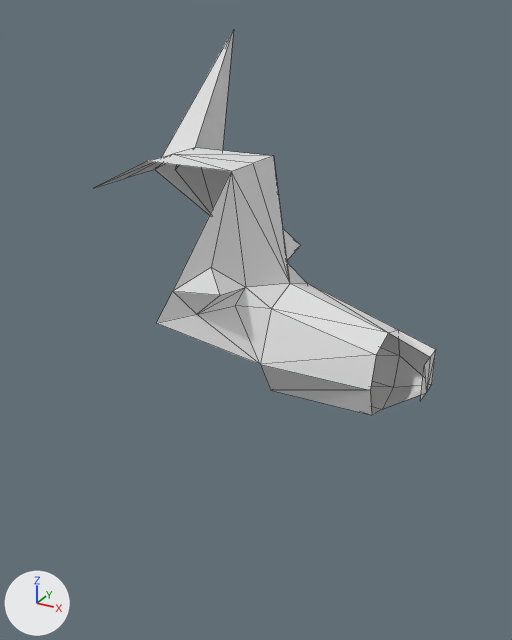
An edit to the Blender file 3d/dog/little-blocks.blend, drawn before and after from the same camera.
Both versions are drawn from a 50 mm camera at (7.77, -5.72, 6.5) aimed at (4.6, 0.05, 3.61). Arrows for +X, +Y and +Z are at lower left; the lights stay in place. Mesh edges are drawn as thin lines.

Objects in the first picture: 'Плоскость'.
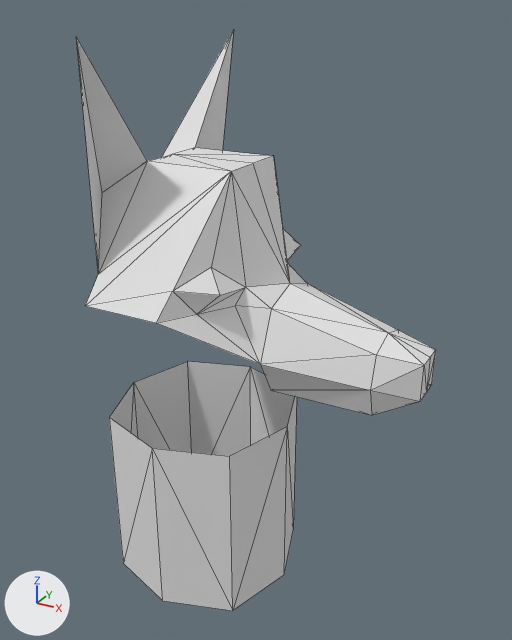
Changed parts and their boxes [x1, y1, x2, y2] in the pictures (512 x 640 px):
'Плоскость', reshaped (51% taller)
    before: [95, 29, 436, 415]
    after: [76, 29, 436, 611]
part 1 of me_плоскость, added
    after: [109, 361, 297, 611]
part 2 of me_плоскость, built on
    before: [382, 330, 436, 409]
    after: [370, 330, 436, 415]
part 3 of me_плоскость, added
    after: [76, 37, 231, 323]

The edits, one by one:
me_плоскость is used by ob_плоскость; location (0.0, 0.0, 0.0).
Verts and faces of me_плоскость; kept vertices keep their numbers, new ones are numbered from 51.
Before the commit, vertices of me_плоскость: 1 (6.0, 0.0, 3.8) at pixel (388, 332), 3 (6.0, 0.3, 3.71) at pixel (398, 329), 5 (6.0, 0.4, 3.4) at pixel (399, 355), 7 (6.0, 0.3, 3.09) at pixel (393, 387), 9 (6.0, 0.0, 3.0) at pixel (382, 409).
Before the commit, vertices of me_плоскость: 11 (6.0, -0.3, 3.71) at pixel (376, 354), 13 (6.0, -0.4, 3.4) at pixel (370, 390), 15 (6.0, -0.3, 3.09) at pixel (371, 415), 45 (6.4, -0.18, 3.29) at pixel (420, 401), 46 (6.4, -0.18, 3.65) at pixel (424, 365).
Before the commit, vertices of me_плоскость: 47 (6.4, 0.18, 3.29) at pixel (431, 384), 48 (6.4, 0.18, 3.65) at pixel (435, 349), 49 (6.4, 0.0, 3.65) at pixel (430, 357), 50 (6.4, 0.0, 3.29) at pixel (426, 392).
Before the commit, vertices of me_плоскость: 16 (4.6, -0.4, 5.2) at pixel (231, 171), 22 (3.7, -0.4, 5.2) at pixel (147, 161), 27 (4.3, -1.2, 4.0) at pixel (156, 323), 31 (4.37, -1.03, 4.25) at pixel (172, 291), 43 (3.1, -0.5, 4.9) at pixel (93, 188).
me_плоскость had 51 vertices, 72 faces and spanned x 3.1..6.4, y -1.2..1.2, z 3.0..6.3.
me_плоскость now has 71 vertices, 107 faces and spans x 3.0..6.4, y -1.2..1.2, z 0.5..6.3.
me_плоскость part 1: a new loose piece of 16 vertices spanning x 3.0..5.0, y -1.0..1.0, z 0.5..2.5.
Part 2, on me_плоскость:
Faces deleted: (3, 48, 47, 5), (1, 49, 48, 3), (7, 47, 50, 9).
New faces: (5, 48, 47), (1, 48, 3), (9, 47, 50), (1, 11, 46), (11, 13, 46), (13, 15, 45).
New faces: (9, 45, 15), (1, 49, 48), (1, 46, 49), (3, 48, 5), (13, 45, 46), (7, 47, 9).
New faces: (9, 50, 45).
Part 3, on me_плоскость:
New vertex 51 is at (3.5, -1.2, 4.0), pixel (85, 306).
New vertex 52 is at (3.54, -1.03, 4.26), pixel (98, 274).
New vertex 53 is at (3.3, -0.6, 4.9), pixel (102, 192).
New vertex 54 is at (3.7, -1.2, 6.3), pixel (76, 36).
New faces: (16, 51, 31), (22, 53, 52), (16, 52, 51), (16, 22, 52), (27, 31, 51), (22, 54, 53).
New faces: (52, 53, 54), (22, 43, 54), (43, 52, 54).
